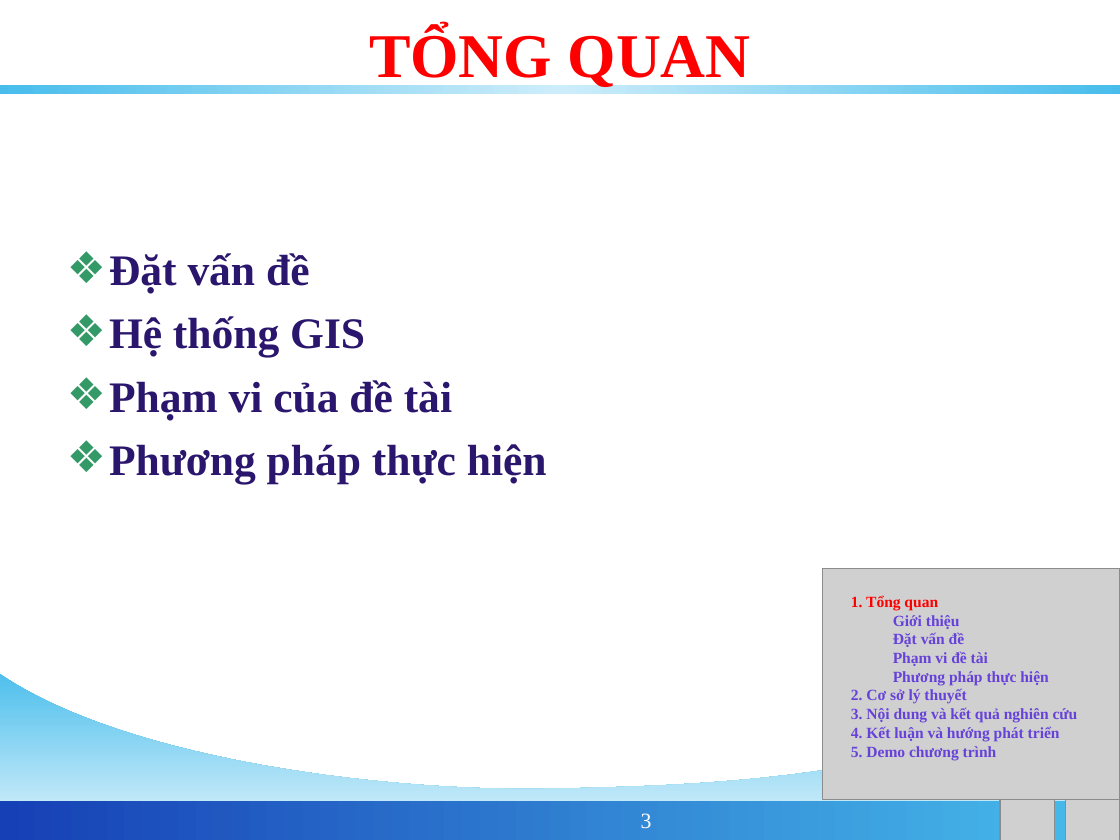
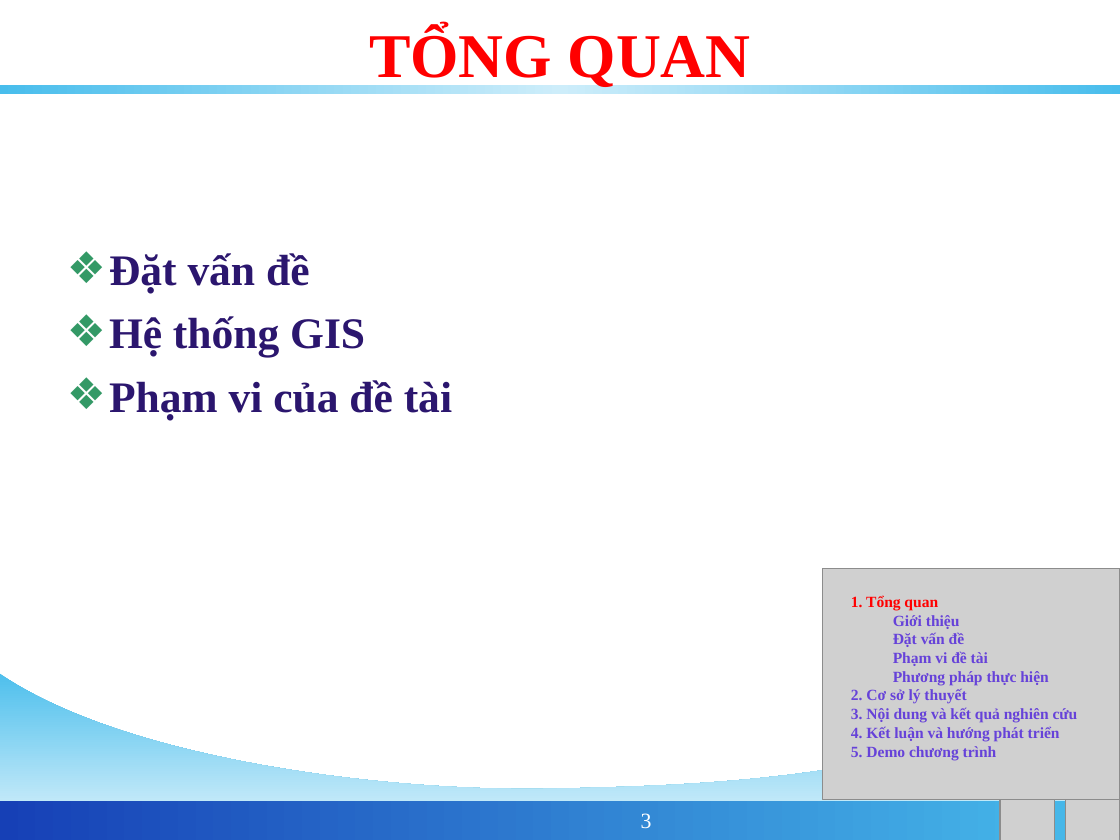
Before and after one commit to phamngsinh/cantho-webgis, a slide deck: slide 3 of Document/Bao Cao/BaoCaoLuanVan.ppt. Drawn at 1120x840 pixels with LibreOffice and Linux fonts; fonts in the diff are those of the drawing; grey boxes stand for pictures; background and template pictures are left out. Boxes give left, top, right and bottom in pixels: in the first picture for what was removed or moved away, otherwise in the second. Text is boxed around its words. In the diff, an @@ line names an element or a change of style, - is before the commit and + after.

```diff
--- a/Document/Bao Cao/BaoCaoLuanVan.ppt
+++ b/Document/Bao Cao/BaoCaoLuanVan.ppt
@@ text at (x1=109, y1=444, x2=547, y2=483): paragraph removed @@
-❖ Phương pháp thực hiện
```
Also in this commit, not shown: 7 other slides changed, 1 slide added, 2 slides removed.
